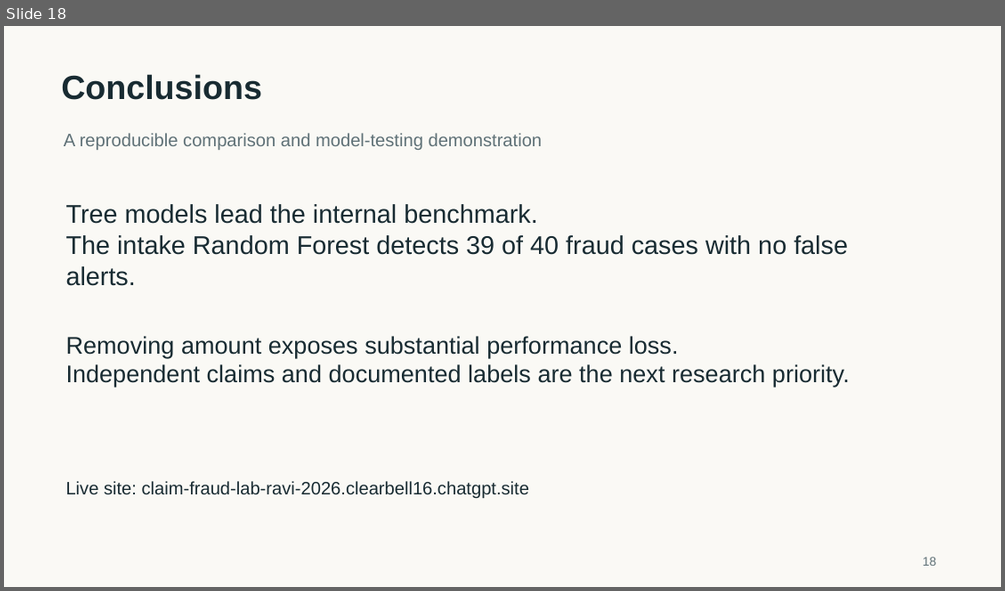
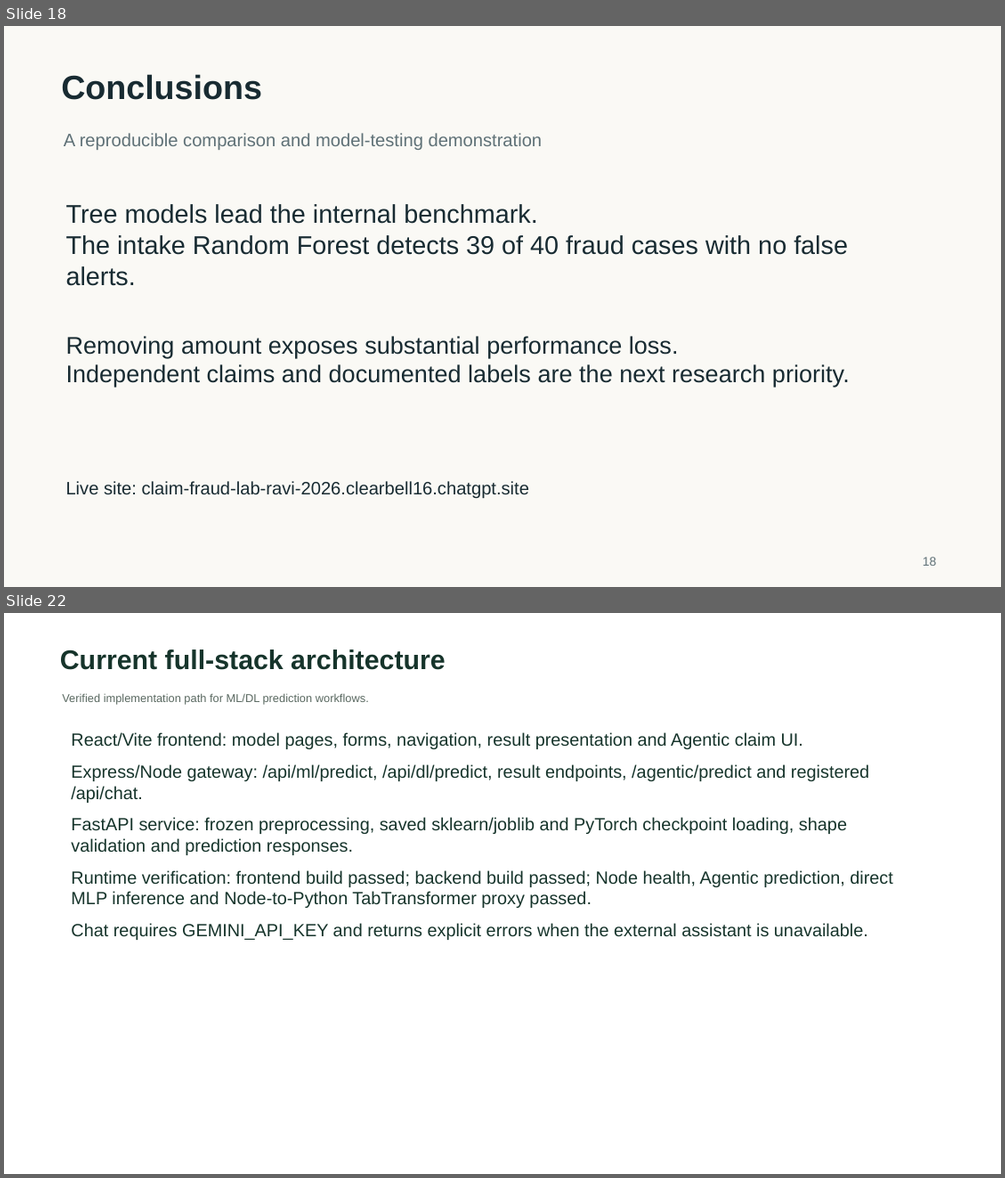
Before and after one commit to Ganesh172919/mini-project, a slide deck: submission/deliverables/Presentation.pptx. Shown one above the other, each under a label of ours: slide 18 before the commit, slides 18 and 22 after it; the slides between them are not shown. The pictures are 1005x591 and 1005x1178 pixels, drawn with LibreOffice and Linux fonts; fonts in the diff are those of the drawing. Boxes give left, top, right and bottom in pixels: in the first picture for what was removed or moved away, otherwise in the second. Text is boxed around its words. In the diff, an @@ line names an element or a change of style, - is before the commit and + after.

```diff
--- a/submission/deliverables/Presentation.pptx
+++ b/submission/deliverables/Presentation.pptx
@@ slide 22 added at [4, 613, 1001, 1174], background #FFFFFF @@
@@ text added at [60, 649, 445, 670], 26 pt, text #16342B, bold @@
+Current full-stack architecture
@@ text added at [62, 693, 369, 705], 11 pt, text #5A6961 @@
+Verified implementation path for ML/DL prediction workflows.
@@ text added at [71, 732, 893, 940], 17 pt, text #16342B @@
+React/Vite frontend: model pages, forms, navigation, result presentation and Agentic claim UI.
+Express/Node gateway: /api/ml/predict, /api/dl/predict, result endpoints, /agentic/predict and registered /api/chat.
+FastAPI service: frozen preprocessing, saved sklearn/joblib and PyTorch checkpoint loading, shape validation and prediction responses.
+Runtime verification: frontend build passed; backend build passed; Node health, Agentic prediction, direct MLP inference and Node-to-Python TabTransformer proxy passed.
+Chat requires GEMINI_API_KEY and returns explicit errors when the external assistant is unavailable.
```
Also in this commit, not shown: 5 other slides added, 11 other files.
